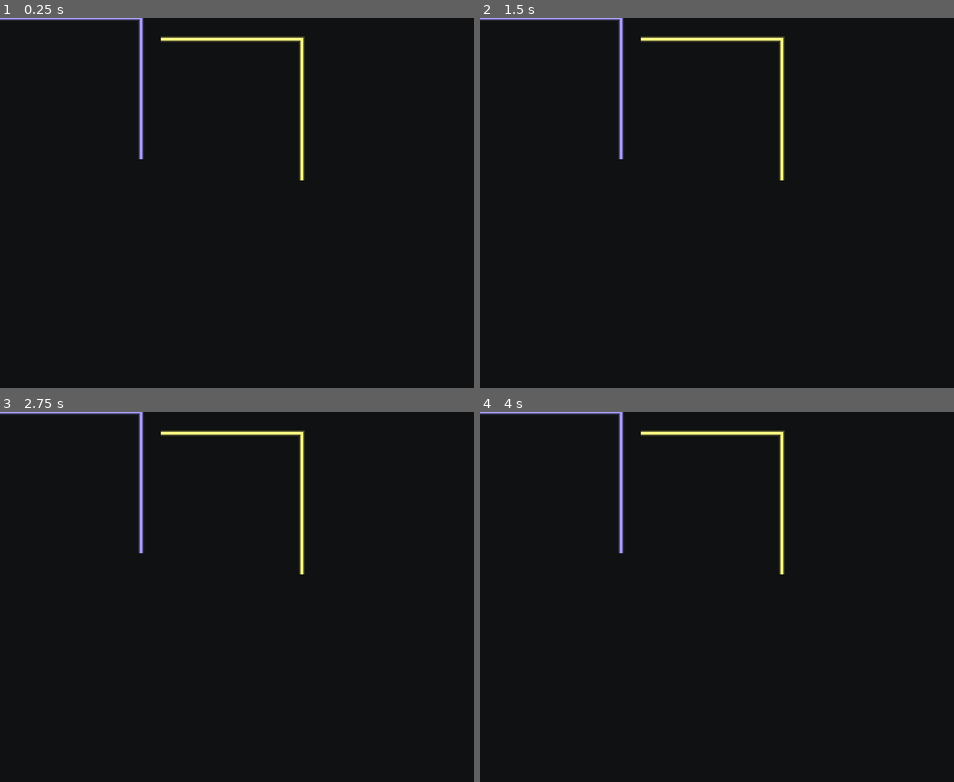
Above: before the commit, frames 1-4 (two rows, left to right).
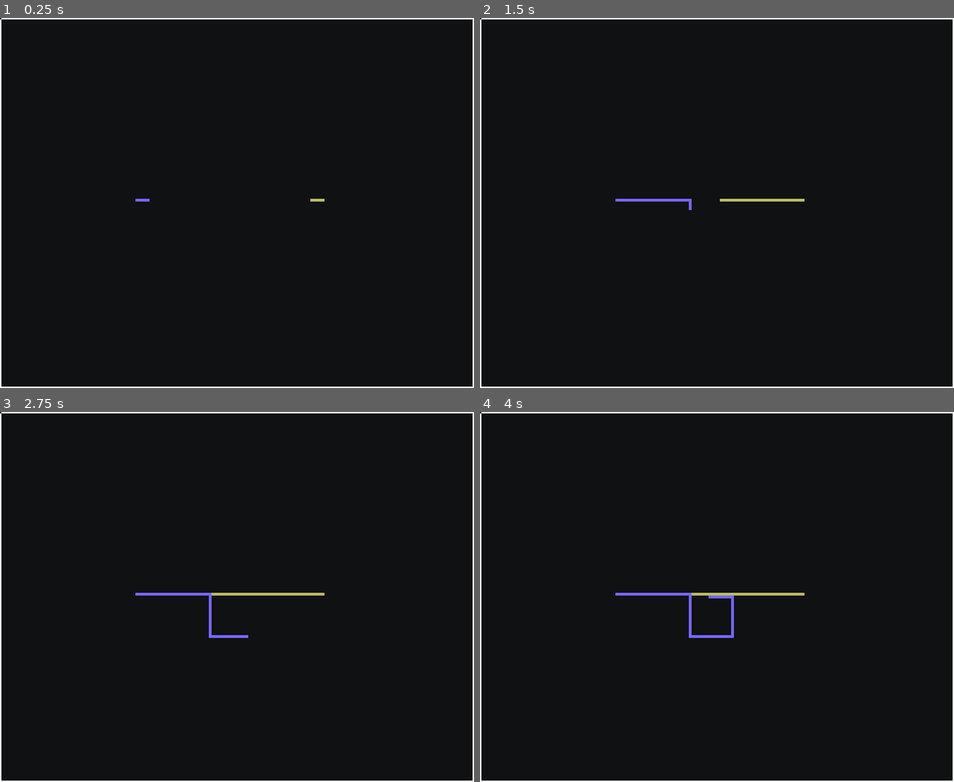
Above: after the commit, the same moments.

Repository: matthewkayin/lightcycle
Game: Godot game, scene res://main.tscn
Two runs of this game, one before a commit and one after it. Both use one fixed random seed, a clock stepped at 60 frames per second and the inputs below.
Inputs (mouse positions are in pixels of both pictures, inside the frame that each line leads up to):
- Up to frame 1 (0.25 s): no input
- Up to frame 2 (1.5 s): tap Enter at 0.5 s; move the mouse to (821, 184) at 0.52 s; hold D (p1_right) 0.53-1.28 s; hold 1 (one_player) 0.53-1.28 s; click (821, 184) at 0.67 s; tap Space at 1.25 s; move the mouse to (622, 221) at 1.27 s; hold S (p1_down) from 1.28 s (still down); tap F (p1_a) at 1.35 s
- Up to frame 3 (2.75 s): tap Enter at 2 s; move the mouse to (284, 515) at 2.02 s; release S (p1_down) at 2.03 s; hold D (p1_right) from 2.03 s (still down); hold 1 (one_player) from 2.03 s (still down)
- Up to frame 4 (4 s): move the mouse to (693, 671) at 2.77 s; release D (p1_right) at 2.78 s; release 1 (one_player) at 2.78 s; hold W (p1_up) 2.78-3.53 s; tap F (p1_a) at 2.85 s; click (693, 671) at 2.92 s; move the mouse to (859, 652) at 3.52 s; hold A (p1_left) from 3.53 s (still down); hold 1 (one_player) from 3.53 s (still down)

The runs differ from the first frame. In frame 1, 2.9% of the frame differs, in the area x 0-100%, y 0-100%; in frame 2, 3.1%; in frame 3, 3.3%; in frame 4, 3.4%.

Commit message:
gameplay

Diff:
--- /dev/null
+++ b/background.gd
@@ -0,0 +1,9 @@
+extends ColorRect
+
+const SCREEN_WIDTH: int = 336
+const SCREEN_HEIGHT: int = 262
+
+func _draw():
+	var border_rect = Rect2(Vector2(1, 1), Vector2(SCREEN_WIDTH - 1, SCREEN_HEIGHT - 1))
+	var border_color = Color('#fff')
+	draw_rect(border_rect, border_color, false)
--- /dev/null
+++ b/head.gdshader
@@ -0,0 +1,21 @@
+shader_type canvas_item;
+
+uniform vec4 line_color: source_color = vec4(1, 1, 1, 1);
+
+void vertex() {
+	// Called for every vertex the material is visible on.
+}
+
+void fragment() {
+	float steps = 6.0;
+	float diff = 2.0 - (abs(UV.y - 0.5) / 0.5) - (abs(UV.x - 0.5) / 0.5);
+	diff += (1.0 - step(diff, 0.8)) * 0.5;
+	diff += 0.4;
+	diff = floor(diff * steps) / steps;
+	COLOR = line_color * diff;
+}
+
+//void light() {
+//	// Called for every pixel for every light affecting the CanvasItem.
+//	// Uncomment to replace the default light processing function with this one.
+//}
--- a/line.gdshader
+++ b/line.gdshader
@@ -7,8 +7,10 @@
 }
 
 void fragment() {
-	float steps = 2.0;
-	float diff = 1.0 - (abs(UV.y - 0.5) / 0.5) + 0.5;
+	float steps = 6.0;
+	float diff = 1.0 - (abs(UV.y - 0.5) / 0.5);
+	diff += (1.0 - step(diff, 0.8)) * 0.5;
+	diff += 0.4;
 	diff = floor(diff * steps) / steps;
 	COLOR = line_color * diff;
 }
--- /dev/null
+++ b/main.gd
@@ -0,0 +1,44 @@
+extends Node2D
+
+@onready var move_timer = $move_timer
+@onready var player1 = $player1
+@onready var player2 = $player2
+
+const CELL_SIZE: int = 2
+const SCREEN_WIDTH: int = 336
+const SCREEN_HEIGHT: int = 262
+const GRID_WIDTH: int = SCREEN_WIDTH / CELL_SIZE
+const GRID_HEIGHT: int = SCREEN_HEIGHT / CELL_SIZE
+const GRID_SIZE: int = GRID_WIDTH * GRID_HEIGHT
+
+var grid: Array[bool]
+
+func _ready() -> void:
+	player1.setup(CELL_SIZE)
+	player2.setup(CELL_SIZE)
+	move_timer.timeout.connect(_on_timeout)
+	grid.resize(GRID_SIZE)
+	grid.fill(false)
+
+func is_in_bounds(cell: Vector2i) -> bool:
+	return !(cell.x < 0 || cell.y < 0 || cell.x >= GRID_WIDTH || cell.y >= GRID_HEIGHT)
+
+func is_blocked(cell: Vector2i) -> bool:
+	if !is_in_bounds(cell):
+		return false
+	return grid[cell.x + (cell.y * GRID_WIDTH)]
+
+func set_blocked(cell: Vector2i, value: bool):
+	grid[cell.x + (cell.y * GRID_WIDTH)] = value
+
+func _on_timeout():
+	player1.step()
+	player2.step()
+
+func _process(delta: float) -> void:
+	pass
+
+func _draw():
+	var border_rect = Rect2(Vector2(1, 1), Vector2(SCREEN_WIDTH - 1, SCREEN_HEIGHT - 1))
+	var border_color = Color('#fff')
+	draw_rect(border_rect, border_color, false)
--- a/main.tscn
+++ b/main.tscn
@@ -1,33 +1,42 @@
 [gd_scene format=3 uid="uid://cqow47bch5ocs"]
 
-[ext_resource type="Shader" uid="uid://csjy7fry7uy2f" path="res://line.gdshader" id="1_ig7tw"]
+[ext_resource type="Script" uid="uid://x4p65eigl4y3" path="res://main.gd" id="1_h2yge"]
+[ext_resource type="Script" uid="uid://b2ce2lyvtd1tq" path="res://background.gd" id="2_h2yge"]
+[ext_resource type="Script" uid="uid://bkbetdgxmlakh" path="res://player.gd" id="3_h2yge"]
 
-[sub_resource type="ShaderMaterial" id="ShaderMaterial_fixqm"]
-shader = ExtResource("1_ig7tw")
-shader_parameter/line_color = Color(0.6392157, 0.6, 1, 1)
+[node name="scene" type="Node2D" unique_id=864486268]
+script = ExtResource("1_h2yge")
 
-[sub_resource type="ShaderMaterial" id="ShaderMaterial_ocly6"]
-shader = ExtResource("1_ig7tw")
-shader_parameter/line_color = Color(0.95686275, 0.95686275, 0.50980395, 1)
-
-[node name="scene" type="Node" unique_id=422408999]
+[node name="move_timer" type="Timer" parent="." unique_id=135127577]
+wait_time = 0.05
+autostart = true
 
 [node name="background" type="ColorRect" parent="." unique_id=943610378]
 offset_right = 336.0
 offset_bottom = 262.0
 color = Color(0.0627451, 0.06666667, 0.07058824, 1)
+script = ExtResource("2_h2yge")
 
-[node name="line" type="Line2D" parent="." unique_id=357274711]
-material = SubResource("ShaderMaterial_fixqm")
-points = PackedVector2Array(0, 0, 100, 0, 100, 100)
-width = 4.0
-default_color = Color(1, 1, 0.5137255, 1)
-texture_mode = 1
+[node name="player1" type="Node2D" parent="." unique_id=1824841389]
+script = ExtResource("3_h2yge")
+player = "p1"
+starting_direction = Vector2i(1, 0)
 
-[node name="line2" type="Line2D" parent="." unique_id=1829653412]
-material = SubResource("ShaderMaterial_ocly6")
-position = Vector2(114, 15)
-points = PackedVector2Array(0, 0, 100, 0, 100, 100)
-width = 4.0
-default_color = Color(1, 1, 0.5137255, 1)
-texture_mode = 1
+[node name="debug_head" type="ColorRect" parent="player1" unique_id=824276347]
+offset_left = 96.0
+offset_top = 128.0
+offset_right = 100.0
+offset_bottom = 132.0
+color = Color(0.45882353, 0.4, 1, 1)
+
+[node name="player2" type="Node2D" parent="." unique_id=1970382759]
+script = ExtResource("3_h2yge")
+player = "p2"
+starting_direction = Vector2i(-1, 0)
+
+[node name="debug_head" type="ColorRect" parent="player2" unique_id=1109136692]
+offset_left = 228.0
+offset_top = 128.0
+offset_right = 232.0
+offset_bottom = 132.0
+color = Color(0.7294118, 0.7294118, 0.3882353, 1)
--- /dev/null
+++ b/player.gd
@@ -0,0 +1,56 @@
+extends Node2D
+
+@export var player: String
+@export var starting_direction: Vector2i
+
+@onready var debug_head = $debug_head
+
+var CELL_SIZE: int
+var tail: Array[Vector2i] = []
+var direction: Vector2i
+var color: Color
+
+var DIRECTION_INPUTS: Array[String]
+const DIRECTION_VECTOR2I = [
+	Vector2i.UP,
+	Vector2i.RIGHT,
+	Vector2i.DOWN,
+	Vector2i.LEFT,
+]
+
+func _ready() -> void:
+	self.color = debug_head.color
+	self.DIRECTION_INPUTS = [
+		player + "_up",
+		player + "_right",
+		player + "_down",
+		player + "_left"
+	]
+
+func setup(with_cell_size: int):
+	self.CELL_SIZE = with_cell_size
+	debug_head.visible = false
+	direction = starting_direction
+	var cell = Vector2i(debug_head.position) / CELL_SIZE
+	tail.push_back(cell)
+
+func step():
+	var next = tail.back() + direction
+	var grid = get_parent()
+	if grid.is_blocked(next):
+		return
+	grid.set_blocked(next, true)
+	tail.push_back(next)
+	queue_redraw()
+
+func _process(_delta: float) -> void:
+	for direction_index in range(4):
+		if Input.is_action_just_pressed(DIRECTION_INPUTS[direction_index]):
+			var target_direction = DIRECTION_VECTOR2I[direction_index]
+			if target_direction != direction * -1:
+				direction = target_direction
+
+func _draw() -> void:
+	for cell in tail:
+		var rect = Rect2(cell * CELL_SIZE, Vector2(CELL_SIZE, CELL_SIZE))
+		draw_rect(rect, color)
--- /dev/null
+++ b/player.tscn
@@ -0,0 +1,16 @@
+[gd_scene format=3 uid="uid://bk34ptficv6eg"]
+
+[ext_resource type="Shader" uid="uid://csjy7fry7uy2f" path="res://line.gdshader" id="1_4flbx"]
+[ext_resource type="Script" uid="uid://bkbetdgxmlakh" path="res://player.gd" id="2_onrkg"]
+
+[sub_resource type="ShaderMaterial" id="ShaderMaterial_fixqm"]
+shader = ExtResource("1_4flbx")
+shader_parameter/line_color = Color(0.45999992, 0.39999998, 1, 1)
+
+[node name="line" type="Line2D" unique_id=135738274]
+material = SubResource("ShaderMaterial_fixqm")
+points = PackedVector2Array(4, 0, 4, 8)
+width = 8.0
+default_color = Color(1, 1, 0.5137255, 1)
+texture_mode = 1
+script = ExtResource("2_onrkg")
Binary file added: PublicPixel.ttf
Not shown, added: PublicPixel.ttf.import
Not shown, added: background.gd.uid
Not shown, added: head.gdshader.uid
Not shown, added: main.gd.uid
Not shown, added: player.gd.uid
